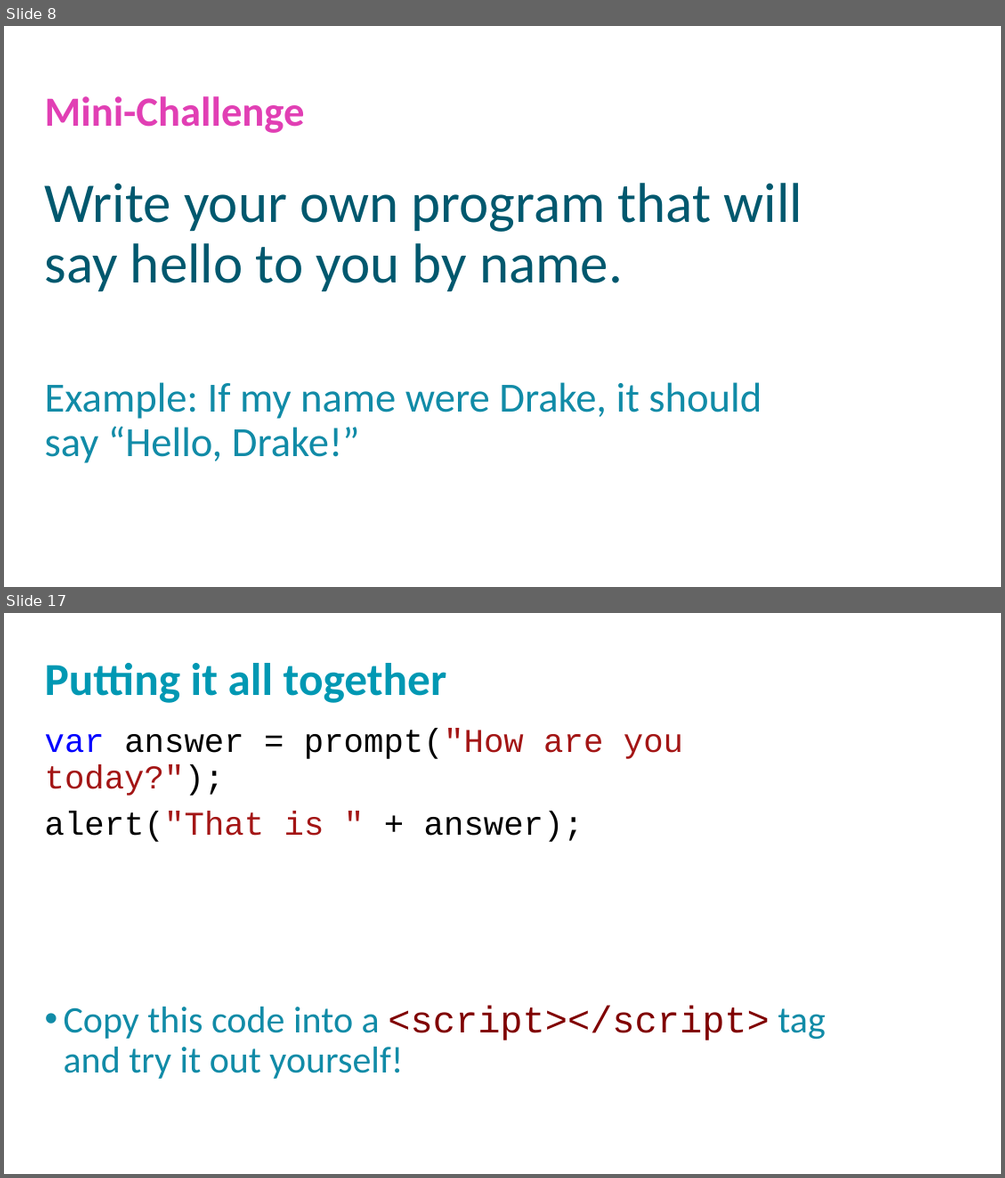
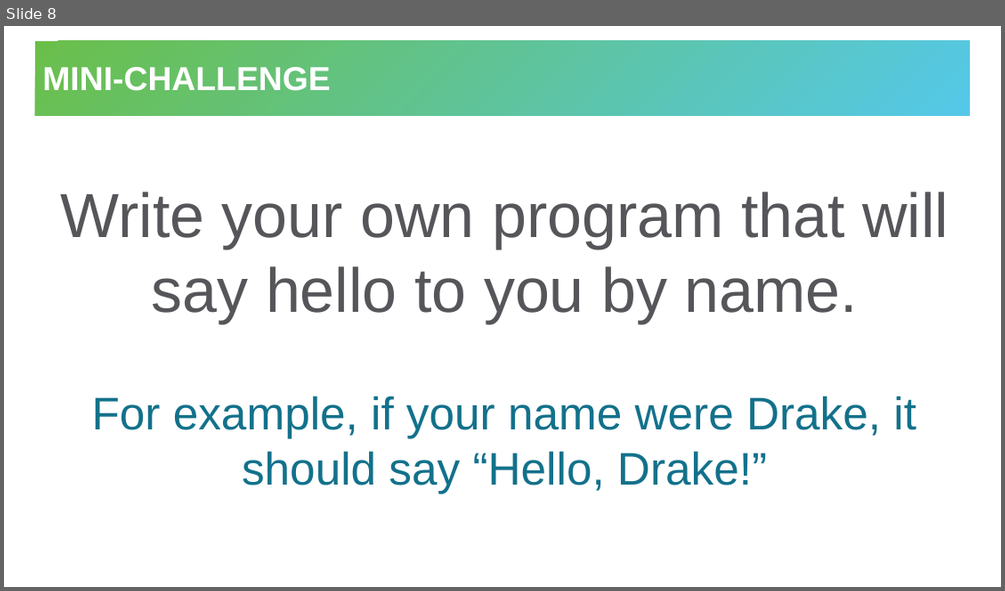
Before and after one commit to hytechclub/web-102, a slide deck: Week02/IntroductionToJavaScript.pptx. Shown one above the other, each under a label of ours: slides 8 and 17 before the commit, slide 8 after it; the slides between them are not shown. The pictures are 1005x1178 and 1005x591 pixels, drawn with LibreOffice and Linux fonts; fonts in the diff are those of the drawing; background and template pictures are left out. Boxes give left, top, right and bottom in pixels: in the first picture for what was removed or moved away, otherwise in the second. Text is boxed around its words. In the diff, an @@ line names an element or a change of style, - is before the commit and + after.

```diff
--- a/Week02/IntroductionToJavaScript.pptx
+++ b/Week02/IntroductionToJavaScript.pptx
@@ slide 17 removed at bbox=[4, 613, 1001, 1174], background #FFFFFF @@
@@ text removed at bbox=[45, 663, 447, 703] @@
-Putting it all together
@@ text removed at bbox=[45, 729, 825, 1078] @@
-var answer = prompt("How are you today?");
-alert("That is " + answer);
-• Copy this code into a <script></script> tag and try it out yourself!
@@ slide 8 changed as well @@
@@ title "MINI-CHALLENGE": place and size @@
-title "MINI-CHALLENGE" at bbox=[45, 96, 305, 133]
+title "MINI-CHALLENGE" at bbox=[35, 41, 971, 116]
@@ title "MINI-CHALLENGE" at bbox=[35, 41, 971, 116]: vertical alignment top to middle; fill none to gradient #6ABF4B to #54C8E8 @@
@@ title at bbox=[42, 67, 330, 91]: text changed; size 40 to 32 pt; font Calibri to Arial; text colour #E13FB4 to #FFFFFF @@
-Mini-Challenge
+MINI-CHALLENGE
@@ text "Write your own program that ...": place and size @@
-text "Write your own program that ..." at bbox=[45, 183, 802, 463]
+text "Write your own program that ..." at bbox=[60, 192, 948, 493]
@@ text "Write your own program that ..." at bbox=[60, 192, 948, 493]: vertical alignment top to middle @@
@@ text at bbox=[60, 192, 948, 323]: size 54 to 60 pt, font Calibri to Arial, text colour #00586E to #56565A in "Write your own program that will say ..."; alignment left to centre; indent changed; line spacing 0.9 to 1; more space between paragraphs @@
@@ text at bbox=[92, 395, 916, 493]: text changed; size 40 to 44 pt; font Calibri to Arial; text colour #118BA7 to #13718B @@
-Example: If my name were Drake, it should say “Hello, Drake!”
+For example, if your name were Drake, it should say “Hello, Drake!”
```
Also in this commit, not shown: 7 other slides changed, 10 other slides removed, 4 other files.
